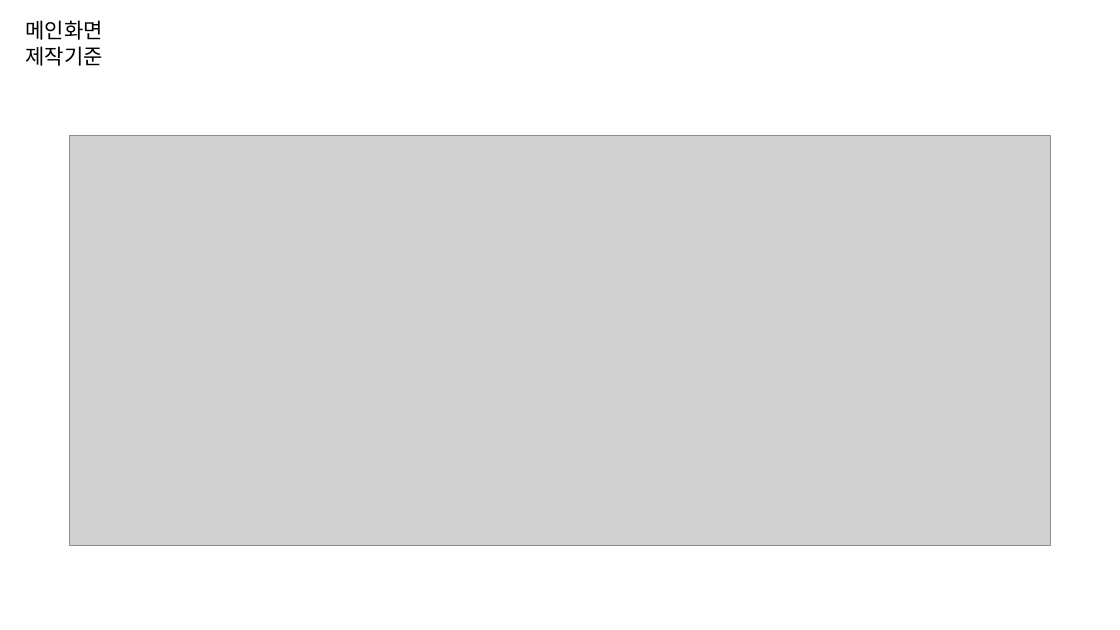
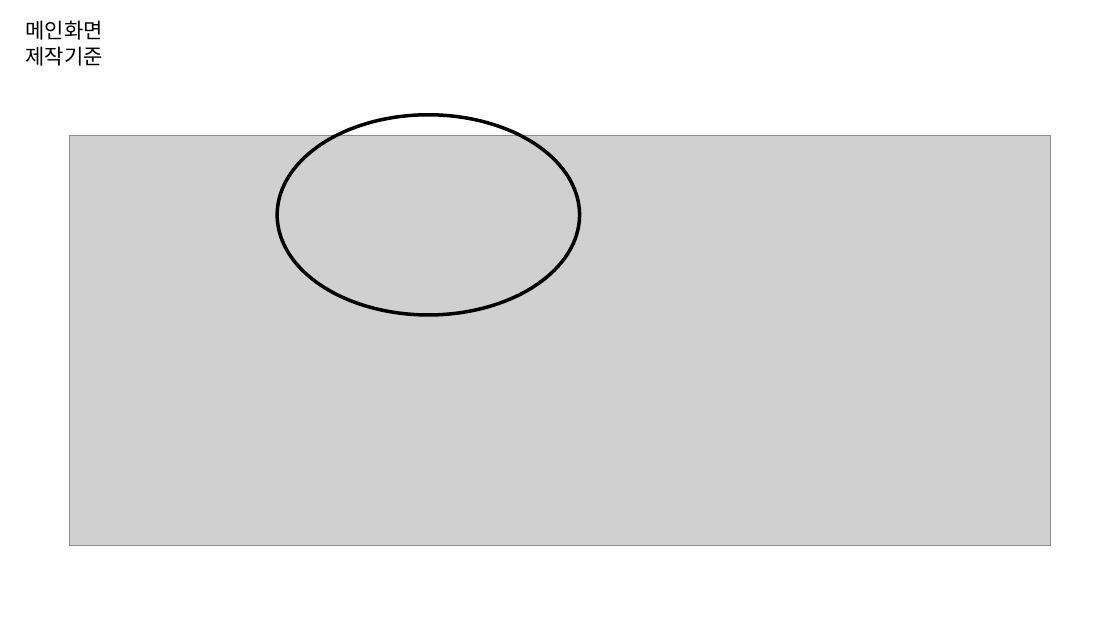
Before and after one commit to byungmeo/CockFit, a slide deck: slide 16 of Documents/4.제작보고서/제작보고서 자료.pptx (slide 10 before the commit). Drawn at 1120x630 pixels with LibreOffice and Linux fonts; fonts in the diff are those of the drawing; grey boxes stand for pictures. Boxes give left, top, right and bottom in pixels: in the first picture for what was removed or moved away, otherwise in the second. Text is boxed around its words. In the diff, an @@ line names an element or a change of style, - is before the commit and + after.

```diff
--- a/Documents/4.제작보고서/제작보고서 자료.pptx
+++ b/Documents/4.제작보고서/제작보고서 자료.pptx
@@ ellipse added at <box>277,115,580,315</box>, outline #000000 3 pt @@
```
Also in this commit, not shown: 7 other slides changed, 10 slides added, 1 slide removed, 7 other files.
